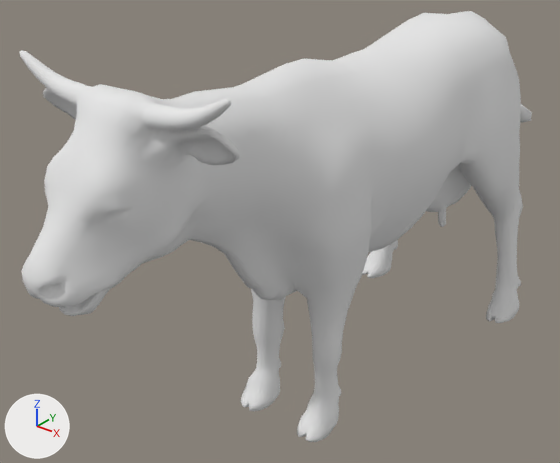
The OBJ model Front/assets/vaca.obj: old version first, new version second.
The view is the same before and after, from a 50 mm lens placed at (1.35, -2.29, 1.77), pointed at (-0.23, -0.32, 0.55). Lighting does not change. The marker at lower left points along +X, +Y and +Z. Where no turn or scale is listed for an object, it has been applied to the vertices. Vertices at the same position are counted once.

Before the edit, the objects in view are built like this:
```python
mat_m_cow = principled_material('M_Cow')
mat_m_cow.base_color = (0.8, 0.8, 0.8)  # white #e7e7e7
mat_m_cow.roughness = 1.0
me_sk_cow_lod0 = bpy.data.meshes.new('SK_Cow_LOD0')
me_sk_cow_lod0.from_pydata(...)  # 3071 vertices, 6120 faces; spans x -0.37..0.37, y -1.48..1.34, z -0.01..1.34
me_sk_cow_lod0.materials.append(mat_m_cow)  # white #e7e7e7
ob_sk_cow_lod0 = bpy.data.objects.new('SK_Cow_LOD0', me_sk_cow_lod0)
ob_sk_cow_lod0.location = (0.0, 0.0, 0.0)
```
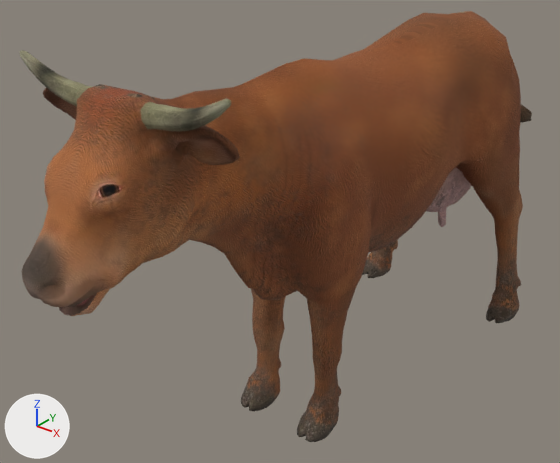
Boxes [x1, y1, x2, y2] around the edits, measured in the pictures (560 x 463 px):
'SK_Cow_LOD0', surface changed (grey to brown)
    both: [20, 11, 532, 442]

The change, as a list of edits to the scene's bpy script:
```text
Add img_vacatex_jpeg:
    img_vacatex_jpeg = load_image('vacaTex.jpeg', 'vacaTex.jpeg', 1024, 1024, 'sRGB')
Change mat_m_cow:
    remove mat_m_cow.base_color = (0.8, 0.8, 0.8)  # white #e7e7e7
    add mat_m_cow.texture = img_vacatex_jpeg
Change me_sk_cow_lod0:
    where me_sk_cow_lod0.from_pydata(...)  # 3071 vertices, 6120 faces; spans x -0.37..0.37, y -1.48..1.34, z -0.01..1.34
    used by ob_sk_cow_lod0; location = (0.0, 0.0, 0.0)
    me_sk_cow_lod0 part 1: texture (UV) coordinates of 6120 of 6120 faces, centred in x -0.37..0.37, y -1.48..1.32, z 0.0..1.34, changed; they spanned u 0.02..0.99, v 0.02..0.99 and now span u 0.01..0.98, v 0.02..0.98
```
